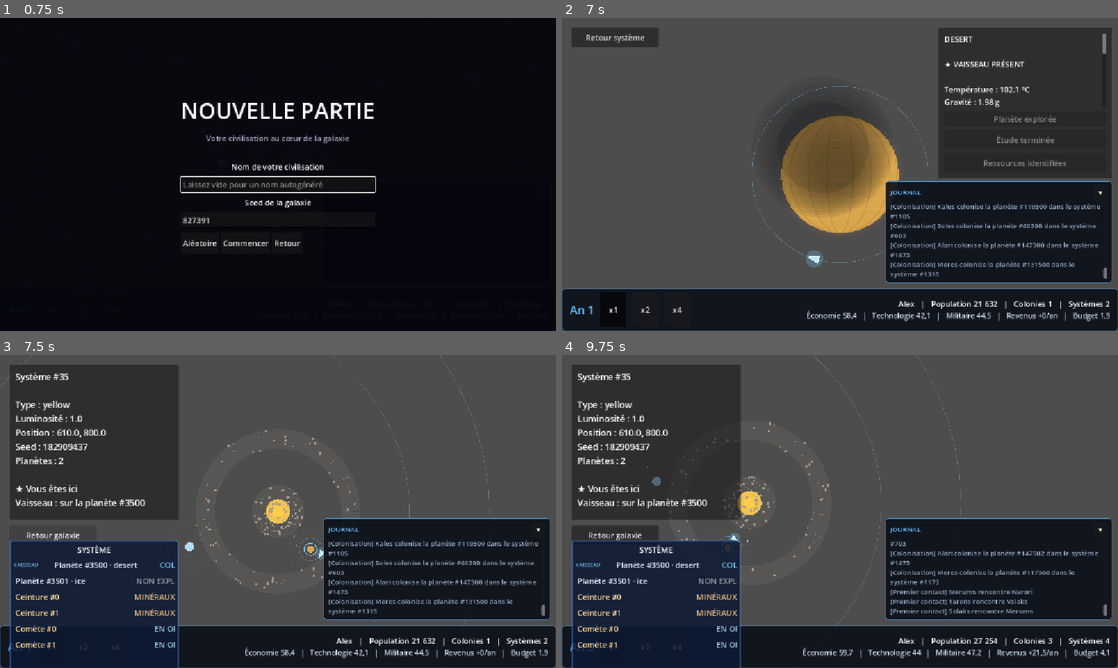
Above: before the commit, frames 1-4 (two rows, left to right).
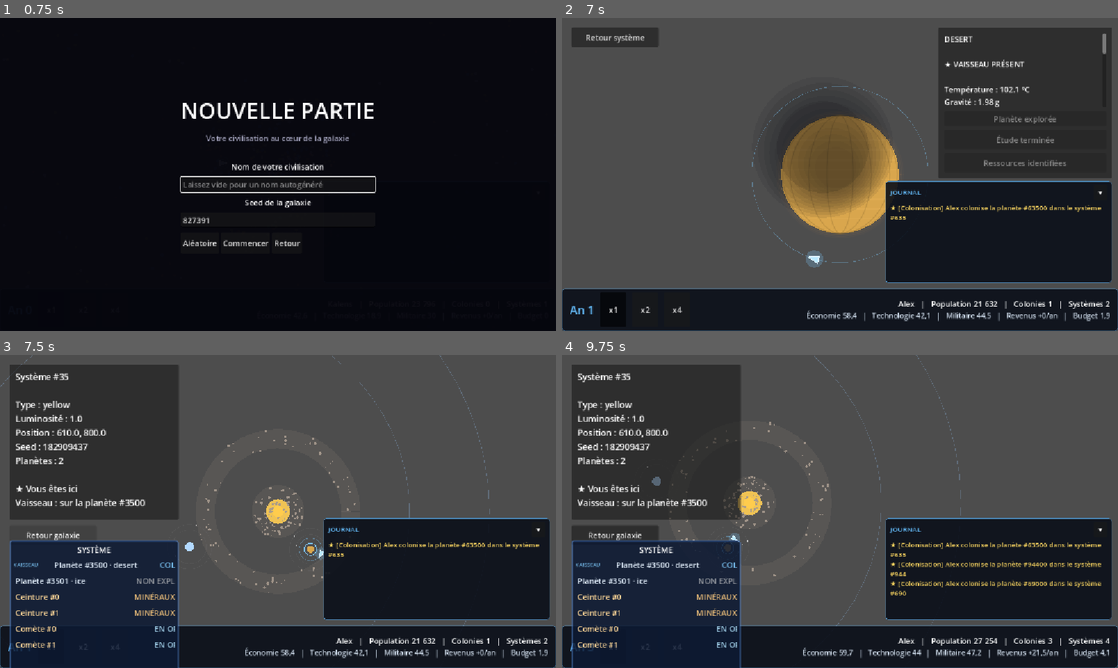
Above: after the commit, the same moments.

Repository: koromerzhin/astralis
Game: Godot game, scene res://scenes/main/Main.tscn
Same seed, same stepped clock (60 frames per second), same inputs: the game is played once before the commit and once after it.
Inputs (mouse positions are in pixels of both pictures, inside the frame that each line leads up to):
- Up to frame 1 (0.75 s): click "Nouvelle partie" at 0.5 s
- Up to frame 2 (7 s): click (840, 183) at 1.27 s; type "Alex" at 1.35 s; click "x1" at 2 s; click "x2" at 2.75 s; click "x4" at 3.5 s; click "▾" at 4.25 s; click "Aléatoire" at 5 s; click "Commencer" at 5.75 s; click "Exploiter les ressources" at 6.5 s
- Up to frame 3 (7.5 s): click "Retour système" at 7.25 s
- Up to frame 4 (9.75 s): tap Enter at 8 s; move the mouse to (962, 495) at 8.02 s; hold D 8.03-8.78 s; hold Z 8.03-8.78 s; click (962, 495) at 8.17 s; tap Space at 8.27, 9.02 s; move the mouse to (728, 527) at 8.77 s; hold S 8.78-9.53 s; tap Q at 8.85 s; move the mouse to (895, 442) at 9.52 s; hold D from 9.53 s (still down); hold Z from 9.53 s (still down)

Frame 1 is identical in both runs. In frame 2, 1.7% of the frame differs, in the area x 59-98%, y 59-84%; in frame 3, 1.7%; in frame 4, 2.5%.

Commit message:
feat: Implement civilization encounter registration and event filtering for player visibility

Diff:
--- a/scripts/core/main.gd
+++ b/scripts/core/main.gd
@@ -900,6 +900,8 @@
 		)
 	)
 
+	_register_encounter(encountered_civilization)
+
 	current_planet = null
 
 	$System.set_system(current_system)
@@ -1370,6 +1372,8 @@
 			current_system
 		)
 	)
+
+	_register_encounter(encountered_civilization)
 
 	print(
 		"Arrivée dans le système #",
@@ -1462,6 +1466,29 @@
 		return civilization
 
 	return null
+
+
+# Une détection directe du vaisseau vaut contact : la
+# civilisation devient donc connue du joueur, et ses événements
+# deviennent visibles dans le journal.
+func _register_encounter(
+	civilization: CivilizationData
+) -> void:
+	if civilization == null:
+		return
+
+	var player_civilization: CivilizationData = (
+		simulation_manager.get_civilization(
+			player.civilization_id
+		)
+	)
+
+	if player_civilization == null:
+		return
+
+	player_civilization.discover_civilization(
+		civilization.global_id
+	)
 
 func _on_interaction_button_pressed() -> void:
 	if encountered_civilization == null:
--- a/scripts/core/simulation_manager.gd
+++ b/scripts/core/simulation_manager.gd
@@ -10,6 +10,10 @@
 const PLANET_SPATIAL_CELL_SIZE := 400.0
 const COLONIZATION_COOLDOWN := 5
 const SYSTEM_SPATIAL_CELL_SIZE := 400.0
+
+# Libellé utilisé dans le journal pour une civilisation
+# que le joueur n'a jamais rencontrée.
+const UNKNOWN_CIVILIZATION_LABEL := "Civilisation inconnue"
 
 @export var years_per_second: float = 1.0
 @export var simulation_running: bool = true
@@ -2651,9 +2655,114 @@
 		civilization_ids
 	)
 
-	print(event_text)
-
-	event_logged.emit(event_text, involves_player)
+	var visible_text: String = (
+		_filter_event_text_for_player(
+			event_text,
+			civilization_ids
+		)
+	)
+
+	# Événement sans aucun lien avec une civilisation rencontrée.
+	if visible_text.is_empty():
+		return
+
+	print(visible_text)
+
+	event_logged.emit(visible_text, involves_player)
+
+
+# Le journal du joueur ne doit rien révéler sur une civilisation
+# qu'il n'a jamais rencontrée : ces événements sont masqués, et
+# les civilisations inconnues citées à côté d'une connaissance
+# sont anonymisées.
+func _filter_event_text_for_player(
+	event_text: String,
+	civilization_ids: Array
+) -> String:
+	if civilization_ids.is_empty():
+		return event_text
+
+	var player_civilization: CivilizationData = (
+		get_civilization(player_civilization_id)
+	)
+
+	if player_civilization == null:
+		return ""
+
+	var known_civilizations: Array[CivilizationData] = []
+	var unknown_civilizations: Array[CivilizationData] = []
+
+	for civilization_id in civilization_ids:
+		var civilization: CivilizationData = (
+			get_civilization(civilization_id)
+		)
+
+		if civilization == null:
+			continue
+
+		var is_known: bool = (
+			civilization_id == player_civilization_id
+			or player_civilization.knows_civilization(
+				civilization_id
+			)
+		)
+
+		if is_known:
+			known_civilizations.append(civilization)
+		else:
+			unknown_civilizations.append(civilization)
+
+	# Aucun lien avec le joueur ou ses contacts : on n'affiche rien.
+	if known_civilizations.is_empty():
+		return ""
+
+	# Les civilisations générées peuvent partager le même nom :
+	# on ne touche jamais à un nom déjà connu du joueur.
+	var known_names: Array[String] = []
+
+	for civilization in known_civilizations:
+		if not civilization.name.is_empty():
+			known_names.append(civilization.name)
+
+	# Du plus long nom au plus courte, pour éviter qu'un nom
+	# en soit le préfixe d'un autre.
+	unknown_civilizations.sort_custom(
+		func(a: CivilizationData, b: CivilizationData) -> bool:
+			return a.name.length() > b.name.length()
+	)
+
+	var filtered_text: String = event_text
+
+	for civilization in unknown_civilizations:
+		if civilization.name.is_empty():
+			continue
+
+		# Homonyme d'une civilisation connue : le nom affiché
+		# est déjà connu du joueur, aucune donnée neuve.
+		if known_names.has(civilization.name):
+			continue
+
+		# Anonymisation impossible sans dégrader un nom connu :
+		# on masque l'événement plutôt que de révéler l'inconnu.
+		var touches_known_name: bool = false
+
+		for known_name in known_names:
+			if (
+				known_name.contains(civilization.name)
+				or civilization.name.contains(known_name)
+			):
+				touches_known_name = true
+				break
+
+		if touches_known_name:
+			return ""
+
+		filtered_text = filtered_text.replace(
+			civilization.name,
+			UNKNOWN_CIVILIZATION_LABEL
+		)
+
+	return filtered_text
 
 func _find_system_containing_civilization(
 	civilization_id: int
